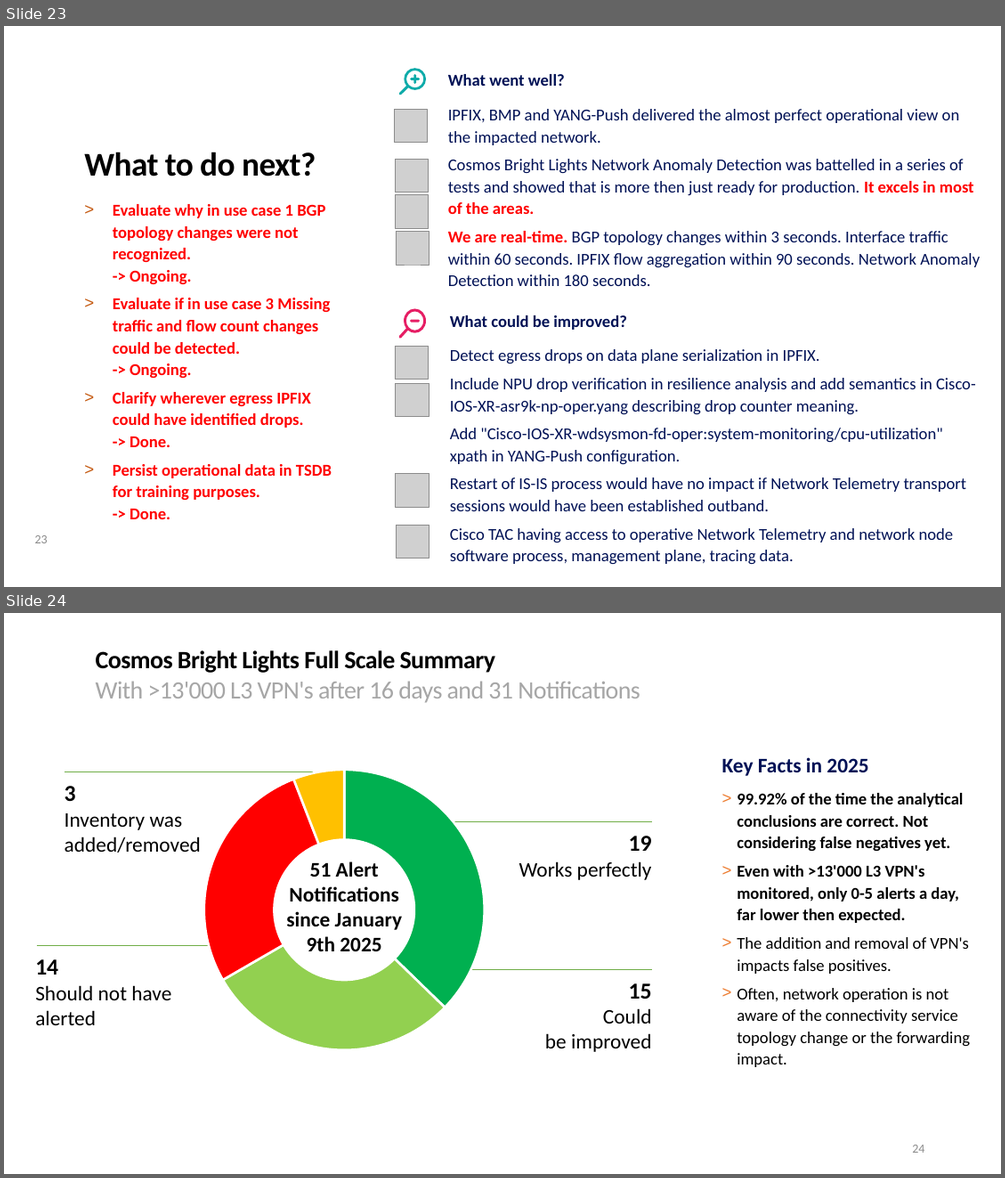
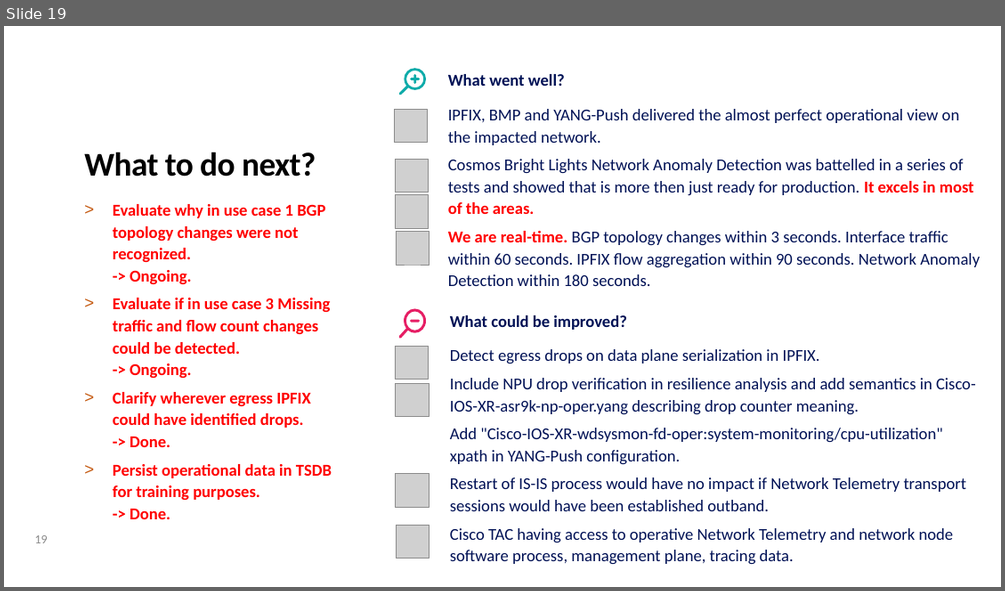
Before and after one commit to network-analytics/ietf-network-analytics-document-status, a slide deck: 122/NMOP/nmop-interim-swisscom-network-analytics-network-incident-postmortem.pptx. Shown one above the other, each under a label of ours: slides 23 and 24 before the commit, slide 19 after it. The pictures are 1005x1178 and 1005x591 pixels, drawn with LibreOffice and Linux fonts; fonts in the diff are those of the drawing; grey boxes stand for pictures. Boxes give left, top, right and bottom in pixels: in the first picture for what was removed or moved away, otherwise in the second. Text is boxed around its words. In the diff, an @@ line names an element or a change of style, - is before the commit and + after.

```diff
--- a/122/NMOP/nmop-interim-swisscom-network-analytics-network-incident-postmortem.pptx
+++ b/122/NMOP/nmop-interim-swisscom-network-analytics-network-incident-postmortem.pptx
@@ slide 24 removed at (4, 613, 1001, 1174), background #FFFFFF @@
@@ text removed at (96, 650, 640, 703) @@
-Cosmos Bright Lights Full Scale Summary
-With >13'000 L3 VPN's after 16 days and 31 Notifications
@@ doughnut chart removed at (194, 713, 494, 1108) @@
-categories: 1, 2, 3, 4
-Series 1: 37, 29, 27, 6
@@ line removed from (65, 772) to (313, 772) @@
@@ text removed at (722, 757, 970, 1067) @@
-Key Facts in 2025
-> 99.92% of the time the analytical conclusions are correct. Not considering false negatives yet.
-> Even with >13'000 L3 VPN's monitored, only 0-5 alerts a day, far lower then expected.
-> The addition and removal of VPN's impacts false positives.
-> Often, network operation is not aware of the connectivity service topology change or the forwarding impact.
@@ text removed at (65, 786, 201, 852) @@
-3
-Inventory was
-added/removed
@@ ellipse removed at (245, 804, 444, 1008) @@
-51 Alert Notifications since January 9th 2025
@@ line removed from (404, 821) to (652, 821) @@
@@ text removed at (519, 835, 652, 880) @@
-19
-Works perfectly
@@ text removed at (35, 959, 171, 1025) @@
-14
-Should not have
-alerted
@@ line removed from (37, 945) to (221, 945) @@
@@ line removed from (468, 969) to (652, 969) @@
@@ text removed at (545, 983, 652, 1052) @@
-15
-Could
-be improved
@@ page number removed at (912, 1144, 924, 1152) @@
-24
@@ what was slide 23 is now slide 19 @@
@@ page number at (35, 535, 48, 543): text changed @@
-23
+19
```
Also in this commit, not shown: 1 slide changed, 6 other slides removed, 1 other file.
